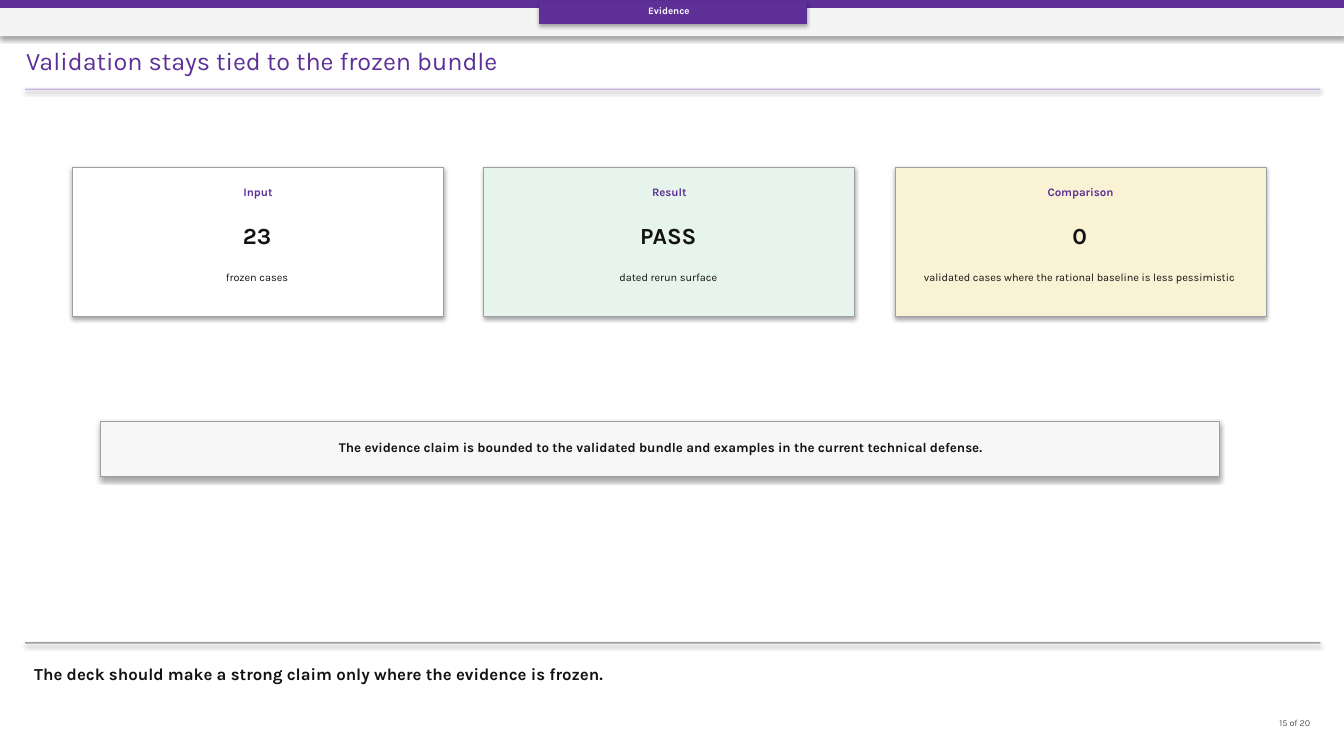
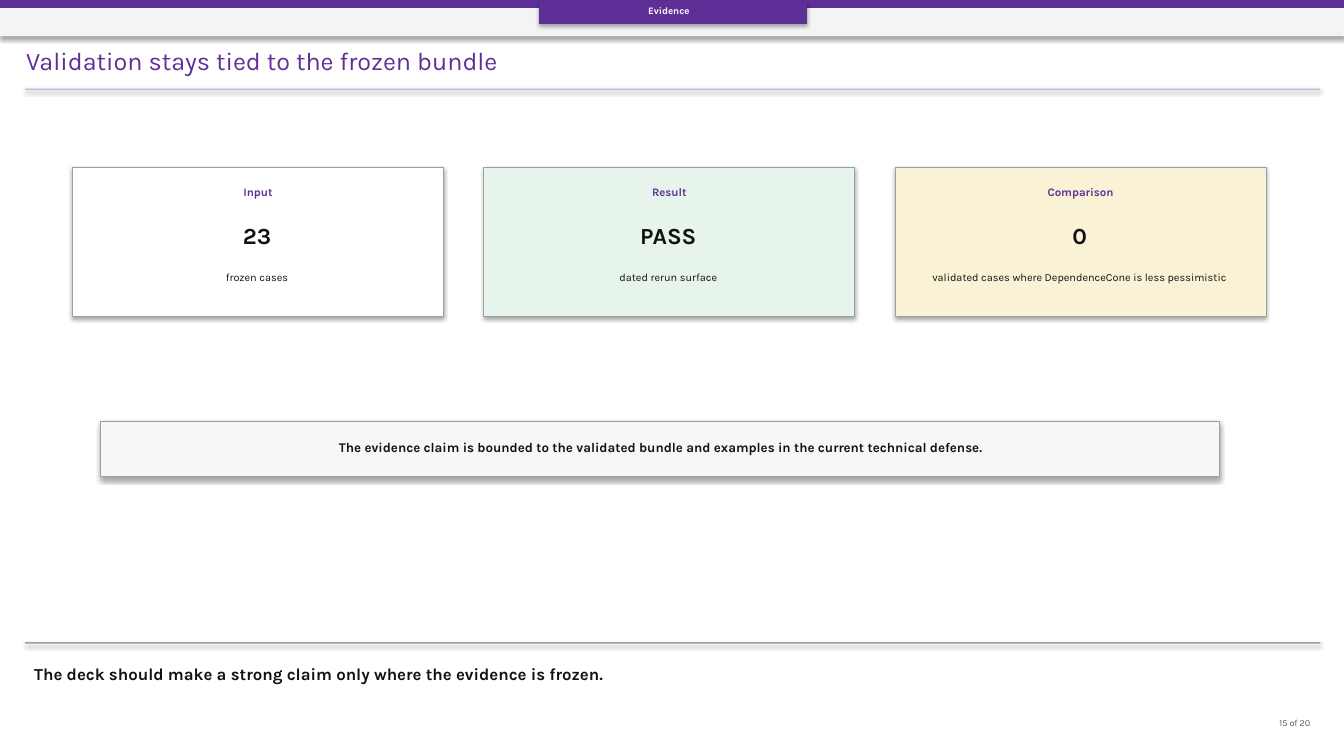
Before and after one commit to Hardik-S/april-peer-presentation, a slide deck: slide 15 of deck/April_peer_presentation.pptx. Drawn at 1344x756 pixels with LibreOffice and Linux fonts; fonts in the diff are those of the drawing. Boxes give left, top, right and bottom in pixels: in the first picture for what was removed or moved away, otherwise in the second. Text is boxed around its words. In the diff, an @@ line names an element or a change of style, - is before the commit and + after.

```diff
--- a/deck/April_peer_presentation.pptx
+++ b/deck/April_peer_presentation.pptx
@@ text at [932, 273, 1227, 284]: text changed @@
-validated cases where the rational baseline is less pessimistic
+validated cases where DependenceCone is less pessimistic
```
Also in this commit, not shown: 12 other slides changed, 18 other files.
